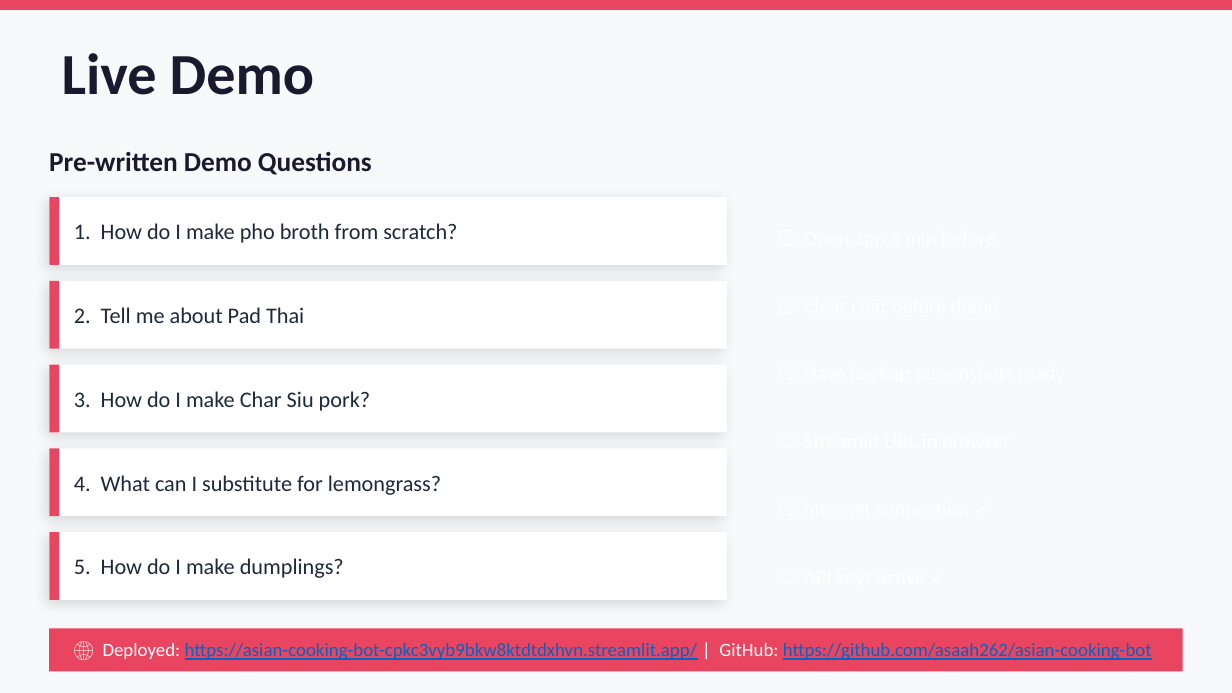
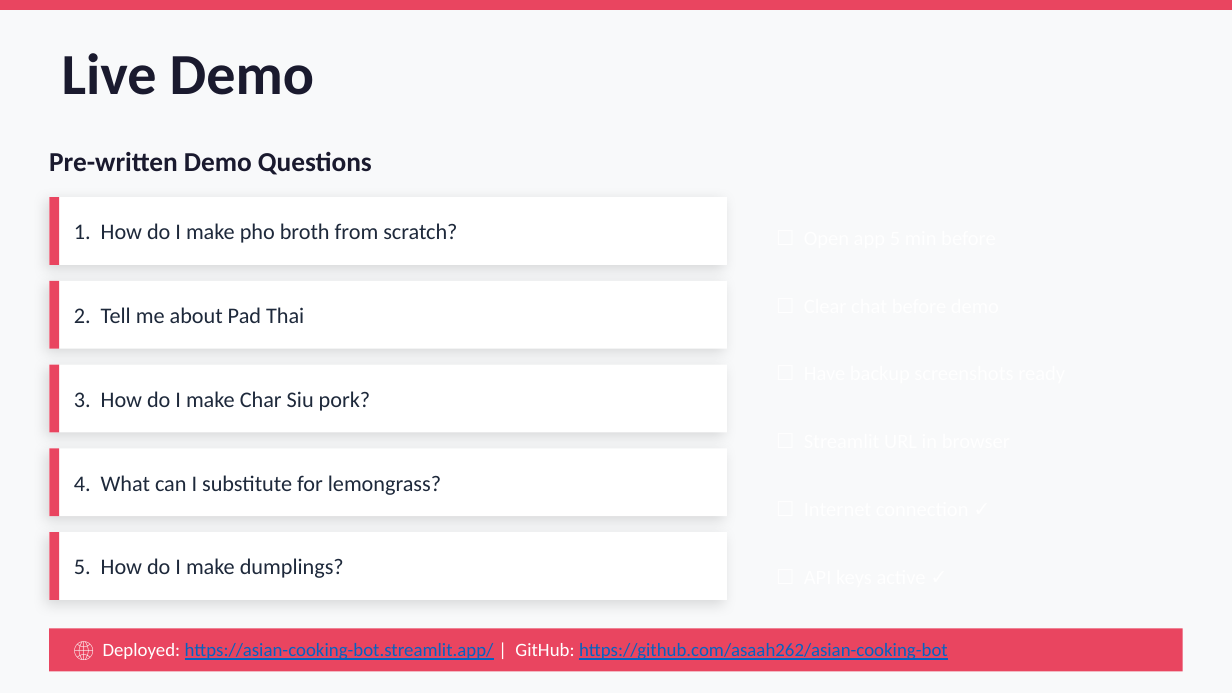
Before and after one commit to asaah262/asian-cooking-bot, a slide deck: slide 9 of PhoBuddy_Presentation.pptx. Drawn at 1232x693 pixels with LibreOffice and Linux fonts; fonts in the diff are those of the drawing. Boxes give left, top, right and bottom in pixels: in the first picture for what was removed or moved away, otherwise in the second. Text is boxed around its words. In the diff, an @@ line names an element or a change of style, - is before the commit and + after.

Commit message:
fix public url in pptx

```diff
--- a/PhoBuddy_Presentation.pptx
+++ b/PhoBuddy_Presentation.pptx
@@ text at bbox=[103, 643, 948, 660]: text changed @@
-🌐 Deployed: https://asian-cooking-bot-cpkc3vyb9bkw8ktdtdxhvn.streamlit.app/ | GitHub: https://github.com/asaah262/asian-cooking-bot
+🌐 Deployed: https://asian-cooking-bot.streamlit.app/ | GitHub: https://github.com/asaah262/asian-cooking-bot
```
Also in this commit, not shown: 1 other file.
